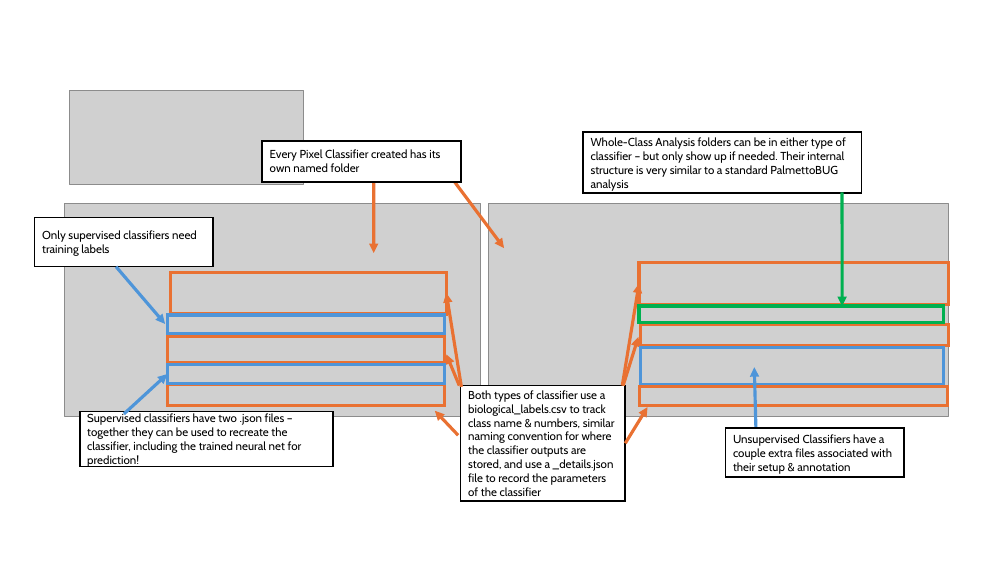
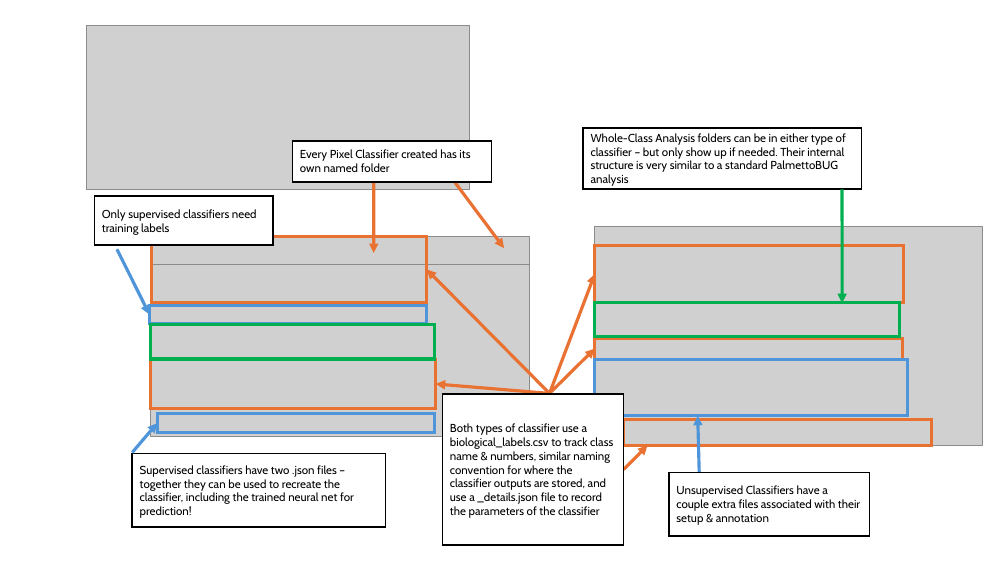
Before and after one commit to BenCaiello/PalmettoBUG, a slide deck: slide 4 of docs/source/odt_docs/image_development_slides/advanced_dev.odp. Drawn at 1008x567 pixels with LibreOffice and Linux fonts; fonts in the diff are those of the drawing; grey boxes stand for pictures. Boxes give left, top, right and bottom in pixels: in the first picture for what was removed or moved away, otherwise in the second. Text is boxed around its words. In the diff, an @@ line names an element or a change of style, - is before the commit and + after.

```diff
--- a/docs/source/odt_docs/image_development_slides/advanced_dev.odp
+++ b/docs/source/odt_docs/image_development_slides/advanced_dev.odp
@@ picture: place and size @@
-picture at <box>70,91,304,185</box>
+picture at <box>87,25,470,189</box>
@@ freeform shape "Every Pixel Classifier created has ...": place and size @@
-freeform shape "Every Pixel Classifier created has ..." at <box>262,141,461,181</box>
+freeform shape "Every Pixel Classifier created has ..." at <box>293,141,492,181</box>
@@ freeform shape "Whole-Class Analysis folders can be ...": place and size @@
-freeform shape "Whole-Class Analysis folders can be ..." at <box>583,132,861,194</box>
+freeform shape "Whole-Class Analysis folders can be ..." at <box>583,128,861,189</box>
@@ freeform shape "Only supervised classifiers need training ...": place and size @@
-freeform shape "Only supervised classifiers need training ..." at <box>35,218,213,267</box>
+freeform shape "Only supervised classifiers need training ..." at <box>95,196,273,245</box>
@@ arrow moved from (842, 192) - (842, 306) to (842, 189) - (842, 303) @@
@@ freeform shape: place and size @@
-freeform shape at <box>171,272,446,314</box>
+freeform shape at <box>151,237,426,302</box>
@@ picture added at <box>151,237,530,265</box> @@
@@ picture: place and size @@
-picture at <box>488,203,949,417</box>
+picture at <box>595,227,983,445</box>
@@ arrow moved from (116, 267) - (165, 324) to (117, 250) - (150, 315) @@
@@ picture: place and size @@
-picture at <box>64,203,481,417</box>
+picture at <box>150,265,529,436</box>
@@ arrow moved from (461, 387) - (446, 293) to (550, 393) - (426, 269) @@
@@ freeform shape: place and size @@
-freeform shape at <box>639,262,948,304</box>
+freeform shape at <box>595,246,904,302</box>
@@ arrow moved from (622, 386) - (639, 284) to (550, 393) - (595, 274) @@
@@ freeform shape: place and size @@
-freeform shape at <box>167,315,445,334</box>
+freeform shape at <box>150,306,427,324</box>
@@ freeform shape: place and size @@
-freeform shape at <box>167,337,445,364</box>
+freeform shape at <box>150,324,435,359</box>
@@ freeform shape at <box>150,324,435,359</box>: outline #E97132 3 pt to #00B050 3 pt @@
@@ freeform shape: place and size @@
-freeform shape at <box>639,306,944,322</box>
+freeform shape at <box>595,302,900,337</box>
@@ freeform shape: place and size @@
-freeform shape at <box>167,385,445,406</box>
+freeform shape at <box>150,359,436,409</box>
@@ arrow moved from (623, 386) - (638, 337) to (550, 393) - (595, 349) @@
@@ freeform shape: place and size @@
-freeform shape at <box>640,324,948,346</box>
+freeform shape at <box>595,338,903,359</box>
@@ freeform shape: place and size @@
-freeform shape at <box>640,347,944,385</box>
+freeform shape at <box>595,359,907,416</box>
@@ arrow moved from (460, 386) - (446, 355) to (550, 393) - (436, 384) @@
@@ freeform shape: place and size @@
-freeform shape at <box>167,364,445,383</box>
+freeform shape at <box>157,414,435,433</box>
@@ arrow removed from (458, 436) to (435, 411) @@
@@ freeform shape "Both types of classifier use ...": place and size @@
-freeform shape "Both types of classifier use ..." at <box>461,386,625,501</box>
+freeform shape "Both types of classifier use ..." at <box>442,394,624,545</box>
@@ arrow moved from (756, 428) - (755, 368) to (699, 476) - (698, 416) @@
@@ arrow moved from (124, 414) - (167, 374) to (132, 452) - (157, 423) @@
@@ freeform shape: place and size @@
-freeform shape at <box>640,387,948,406</box>
+freeform shape at <box>624,420,932,445</box>
@@ arrow moved from (625, 443) - (647, 408) to (624, 470) - (647, 445) @@
@@ freeform shape "Supervised classifiers have two .json ...": place and size @@
-freeform shape "Supervised classifiers have two .json ..." at <box>80,412,333,467</box>
+freeform shape "Supervised classifiers have two .json ..." at <box>132,454,386,527</box>
@@ freeform shape "Unsupervised Classifiers have a couple ...": place and size @@
-freeform shape "Unsupervised Classifiers have a couple ..." at <box>726,428,904,477</box>
+freeform shape "Unsupervised Classifiers have a couple ..." at <box>669,473,870,536</box>
```
Also in this commit, not shown: 3 other slides changed, 2 other files.
